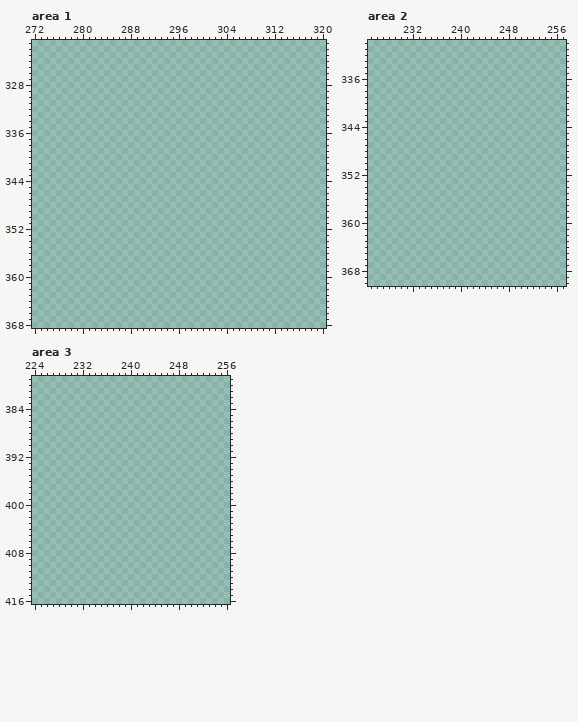
Two states of a pixel-art file, Assets/Art/Content.aseprite. The picture above was drawn from the file before the commit.
512x512 pixels, 1 frame. Colours within 5 levels of each other are drawn and written as one. Shown: area 1: x 272..320, y 321..368; area 2: x 225..257, y 330..370; area 3: x 224..256, y 379..416. The commit also changed other parts of the picture, which this record leaves out.
Once edited:
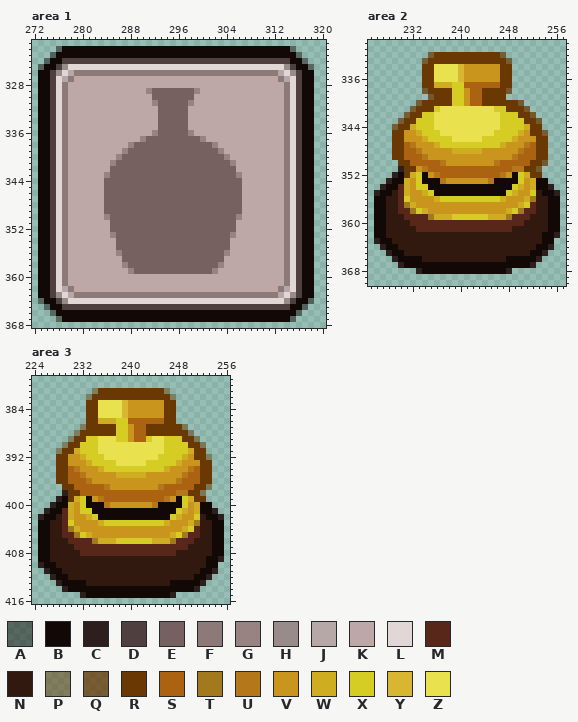
Palette (. is transparent): A #12080579  B #120805  C #2c1f1d  D #4f3f3e  E #776160  F #8d7978  G #998382  H #988b8a  J #b6a8a7  K #bea8a7  L #e0d7d6  M #59271a  N #32190f  P #6a380279  Q #6a3802b9  R #6a3802  S #ab6211  T #a27a1d  U #b4781a  V #ca951d  W #cfad20  X #d5cd24  Y #d8b632  Z #e9e24e
Change:
layer "Store/PotionSlot" added
layer "Store/Alarm" added
layer "Alarm" added
layer "Layer 11" added
Changed rows in their new state; - is an unchanged pixel.
Area 1, layer "Store/PotionSlot":
first column x 273:
322 ---ABBBBBBBBBBBBBBBBBBBBBBBBBBBBBBBBBBBBBBA---
323 --ABBBBBBBBBBBBBBBBBBBBBBBBBBBBBBBBBBBBBBBBA--
324 -ABBDDDDDDDDDDDDDDDDDDDDDDDDDDDDDDDDDDDDDDBBA-
325 ABBDHLLLLLLLLLLLLLLLLLLLLLLLLLLLLLLLLLLLLHDBBA
326 BBDHLJFFFFFFFFFFFFFFFFFFFFFFFFFFFFFFFFFFJLHDBB
327 BBDLJFKKKKKKKKKKKKKKKKKKKKKKKKKKKKKKKKKKFJLDBB
328 BBDLFKKKKKKKKKKKKKKKKKKKKKKKKKKKKKKKKKKKKFLDBB
329 BBDLFKKKKKKKKKKKKKGEEEEEEEGKKKKKKKKKKKKKKFLDBB
330 BBDLFKKKKKKKKKKKKKKEEEEEEEKKKKKKKKKKKKKKKFLDBB
331 BBDLFKKKKKKKKKKKKKKGEEEEEGKKKKKKKKKKKKKKKFLDBB
332 BBDLFKKKKKKKKKKKKKKKEEEEEKKKKKKKKKKKKKKKKFLDBB
333 BBDLFKKKKKKKKKKKKKKKEEEEEKKKKKKKKKKKKKKKKFLDBB
334 BBDLFKKKKKKKKKKKKKKKEEEEEKKKKKKKKKKKKKKKKFLDBB
335 BBDLFKKKKKKKKKKKKKKKEEEEEKKKKKKKKKKKKKKKKFLDBB
336 BBDLFKKKKKKKKKKKKKKGEEEEEGKKKKKKKKKKKKKKKFLDBB
337 BBDLFKKKKKKKKKKKKGEEEEEEEEEGKKKKKKKKKKKKKFLDBB
338 BBDLFKKKKKKKKKKGEEEEEEEEEEEEEGKKKKKKKKKKKFLDBB
339 BBDLFKKKKKKKKKGEEEEEEEEEEEEEEEGKKKKKKKKKKFLDBB
340 BBDLFKKKKKKKKGEEEEEEEEEEEEEEEEEGKKKKKKKKKFLDBB
341 BBDLFKKKKKKKGEEEEEEEEEEEEEEEEEEEGKKKKKKKKFLDBB
342 BBDLFKKKKKKKEEEEEEEEEEEEEEEEEEEEEKKKKKKKKFLDBB
343 BBDLFKKKKKKGEEEEEEEEEEEEEEEEEEEEEGKKKKKKKFLDBB
344 BBDLFKKKKKKEEEEEEEEEEEEEEEEEEEEEEEKKKKKKKFLDBB
345 BBDLFKKKKKKEEEEEEEEEEEEEEEEEEEEEEEKKKKKKKFLDBB
346 BBDLFKKKKKKEEEEEEEEEEEEEEEEEEEEEEEKKKKKKKFLDBB
347 BBDLFKKKKKKEEEEEEEEEEEEEEEEEEEEEEEKKKKKKKFLDBB
348 BBDLFKKKKKKEEEEEEEEEEEEEEEEEEEEEEEKKKKKKKFLDBB
349 BBDLFKKKKKKEEEEEEEEEEEEEEEEEEEEEEEKKKKKKKFLDBB
350 BBDLFKKKKKKGEEEEEEEEEEEEEEEEEEEEEGKKKKKKKFLDBB
351 BBDLFKKKKKKKEEEEEEEEEEEEEEEEEEEEEKKKKKKKKFLDBB
352 BBDLFKKKKKKKEEEEEEEEEEEEEEEEEEEEEKKKKKKKKFLDBB
353 BBDLFKKKKKKKGEEEEEEEEEEEEEEEEEEEGKKKKKKKKFLDBB
354 BBDLFKKKKKKKKEEEEEEEEEEEEEEEEEEEKKKKKKKKKFLDBB
355 BBDLFKKKKKKKKEEEEEEEEEEEEEEEEEEEKKKKKKKKKFLDBB
356 BBDLFKKKKKKKKGEEEEEEEEEEEEEEEEEGKKKKKKKKKFLDBB
357 BBDLFKKKKKKKKKEEEEEEEEEEEEEEEEEKKKKKKKKKKFLDBB
358 BBDLFKKKKKKKKKGEEEEEEEEEEEEEEEGKKKKKKKKKKFLDBB
359 BBDLFKKKKKKKKKKGEEEEEEEEEEEEEGKKKKKKKKKKKFLDBB
360 BBDLFKKKKKKKKKKKKKKKKKKKKKKKKKKKKKKKKKKKKFLDBB
361 BBDLFKKKKKKKKKKKKKKKKKKKKKKKKKKKKKKKKKKKKFLDBB
362 BBDLJFKKKKKKKKKKKKKKKKKKKKKKKKKKKKKKKKKKFJLDBB
363 BBDHLJFFFFFFFFFFFFFFFFFFFFFFFFFFFFFFFFFFJLHDBB
364 ABBDHLLLLLLLLLLLLLLLLLLLLLLLLLLLLLLLLLLLLHDBBA
365 -ABBDDDDDDDDDDDDDDDDDDDDDDDDDDDDDDDDDDDDDDBBA-
366 --ABBBBBBBBBBBBBBBBBBBBBBBBBBBBBBBBBBBBBBBBA--
367 ---ABBBBBBBBBBBBBBBBBBBBBBBBBBBBBBBBBBBBBBA---
Area 2, layer "Alarm":
first column x 226:
332 ---------QRRRRRRRRRRRQ---------
333 --------QRRRRRRRRRRRRRQ--------
334 --------RRZZZZYVVVVVVRR--------
335 --------RRZZZZYVVVVVVRR--------
336 --------RRZZZZYVVVVVVRR--------
337 --------RRWWWXXSSSSSSRR--------
338 --------QRRRRXXVSSRRRRQ--------
339 ---------QRRRXXVSSRRRR---------
340 -------QRRRRRXXVSSRRRRRRQ------
341 ------QRRRXZZZZZZZZZXXRRRQ-----
342 -----QRRXXZZZZZZZZZZZXXXRRQ----
343 ----QRRXXXZZZZZZZZZZZXXXXRRQ---
344 ---QRRWXXXZZZZZZZZZZZXXXXWRR---
345 ---RRVVWXXXZZZZZZZZZXXXXWVRRQ--
346 ---RRVVVWXXXXZZZZZXXXXXWVVVRR--
347 ---RRSUVVVWXXXXXXXXXXWVVVUSRR--
348 ---RRSSUVVVVVWWWWWVVVVVVUSSRR--
349 ---RRSSSUVVVVVVVVVVVVVVUSSSRR--
350 ----RRSSSSSUVVVVVVVVUSSSSSRRQ--
351 ----CRRVUSSSSSSSSSSSSSSUURRQ---
352 ---CBRWXBVUSSSSSSSSSSUVBXWRR---
353 --CBBWVXBBBUVVVVVVVUBBBBXVWBB--
354 -CBBMWVXXBBBBBBBBBBBBBBXWVWBBC-
355 CBBNMWVVWXBBBBBBBBBBBBXWVVXNBBC
356 BBNNMXVVVVWXXXXXXXXXXWVVVWTNNBB
357 BBNNMTWVVVVVVVVVVVVVVVVVWXMNNBB
358 BBNNMMTXWVVVVVVVVVVVVVWXTMMNNBB
359 BBNNNMMMMTWWWXXXXXXWWWTMMMNNNBB
360 BBNNNNMMMMMMMMMMMMMMMMMMMNNNNBB
361 BBNNNNNMMMMMMMMMMMMMMMMNNNNNNBB
362 BBNNNNNNNNNNNNNNNNNNNNNNNNNNBBC
363 CBBNNNNNNNNNNNNNNNNNNNNNNNNNBB-
364 -CBBNNNNNNNNNNNNNNNNNNNNNNNBBC-
365 --CBBNNNNNNNNNNNNNNNNNNNNNBBC--
366 ---CBBBBNNNNNNNNNNNNNNBBBBBC---
367 ----CBBBBBBBBBBBBBBBBBBBBBC----
368 -------CBBBBBBBBBBBBBBC--------
Area 3, layers "Layer 11", "Alarm":
first column x 225:
381 ---------PRRRRRRRRRRRP---------
382 --------PRRRRRRRRRRRRRP--------
383 --------RRZZZZYVVVVVVRR--------
384 --------RRZZZZYVVVVVVRR--------
385 --------RRZZZZYVVVVVVRR--------
386 --------RRWWWXXSSSSSSRR--------
387 -------PRRRRRXXVSSRRRRRRP------
388 ------PRRRRRRXXVSSRRRRRRRP-----
389 -----PRRXXZZZXXVSSXZZXXXRRP----
390 ----PRRXXXZZZZZZZZZZZXXXXRRP---
391 ---PRRWXXXZZZZZZZZZZZXXXXWRR---
392 ---RRVVWXXXZZZZZZZZZXXXXWVRRP--
393 ---RRVVVWXXXXZZZZZXXXXXWVVVRR--
394 ---RRSUVVVWXXXXXXXXXXWVVVUSRR--
395 ---RRSSUVVVVVWWWWWVVVVVVUSSRR--
396 ---RRSSSUVVVVVVVVVVVVVVUSSSRR--
397 ----RRSSSSSUVVVVVVVVUSSSSSRRP--
398 ----CRRSSSSSSSSSSSSSSSSUURRP---
399 ---CBRWXBVUSSSSSSSSSSUVBXWRR---
400 --CBBWVXBBBUVVVVVVVUBBBBXVWBB--
401 -CBBMWVXXBBBBBBBBBBBBBBXWVWBBC-
402 CBBNMWVVWXBBBBBBBBBBBBXWVVXNBBC
403 BBNNMXVVVVWXXXXXXXXXXWVVVWTNNBB
404 BBNNMTWVVVVVVVVVVVVVVVVVWXMNNBB
405 BBNNMMTXWVVVVVVVVVVVVVWXTMMNNBB
406 BBNNNMMMMTWWWXXXXXXWWWTMMMNNNBB
407 BBNNNNMMMMMMMMMMMMMMMMMMMNNNNBB
408 BBNNNNNMMMMMMMMMMMMMMMMNNNNNNBB
409 BBNNNNNNNNNNNNNNNNNNNNNNNNNNBBC
410 CBBNNNNNNNNNNNNNNNNNNNNNNNNNBB-
411 -CBBNNNNNNNNNNNNNNNNNNNNNNNBBC-
412 --CBBNNNNNNNNNNNNNNNNNNNNNBBC--
413 ---CBBBBNNNNNNNNNNNNNNBBBBBC---
414 ----CBBBBBBBBBBBBBBBBBBBBBC----
415 -------CBBBBBBBBBBBBBBC--------
Where, in picture pixels (left, top, right, bottom), the same in both pictures:
added: (38, 46, 314, 322)
added: (374, 52, 560, 274)
added: (38, 388, 224, 598)
